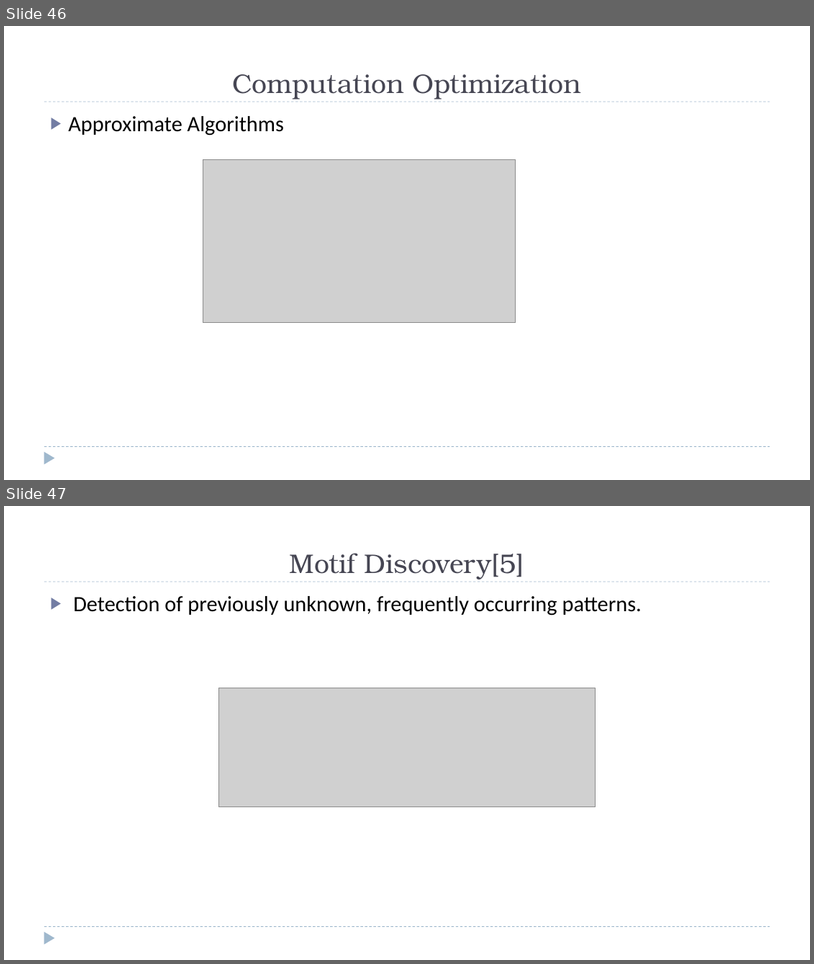
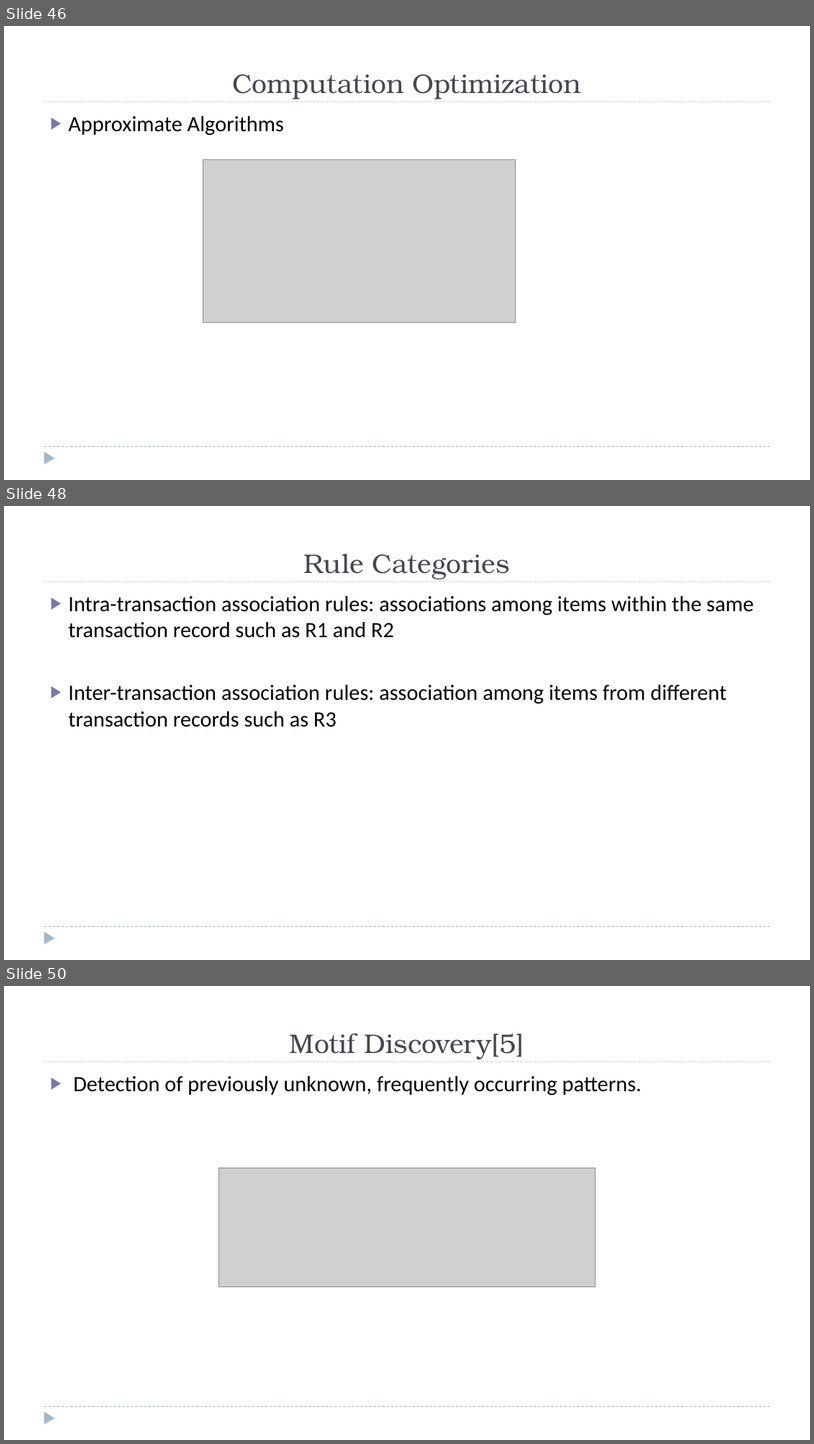
Before and after one commit to zixiaojindao/time-series-survey, a slide deck: slide/tsdm.pptx. Shown one above the other, each under a label of ours: slides 46 and 47 before the commit, slides 46, 48 and 50 after it; the slides between them are not shown. The pictures are 814x964 and 814x1444 pixels, drawn with LibreOffice and Linux fonts; fonts in the diff are those of the drawing; grey boxes stand for pictures. Boxes give left, top, right and bottom in pixels: in the first picture for what was removed or moved away, otherwise in the second. Text is boxed around its words. In the diff, an @@ line names an element or a change of style, - is before the commit and + after.

```diff
--- a/slide/tsdm.pptx
+++ b/slide/tsdm.pptx
@@ slide 48 added at <box>4,506,810,960</box>, background #FFFFFF; not listed: 3 template elements that a slide beside it also shows @@
@@ title added at <box>304,554,510,579</box>, 32 pt, text #464653 @@
+Rule Categories
@@ text added at <box>68,596,754,727</box>, 26 pt, text #000000 @@
+▶ Intra-transaction association rules: associations among items within the same transaction record such as R1 and R2
+▶ Inter-transaction association rules: association among items from different transaction records such as R3
@@ what was slide 47 is now slide 50 @@
```
Also in this commit, not shown: 1 slide changed, 4 other slides added, 52 other files.
